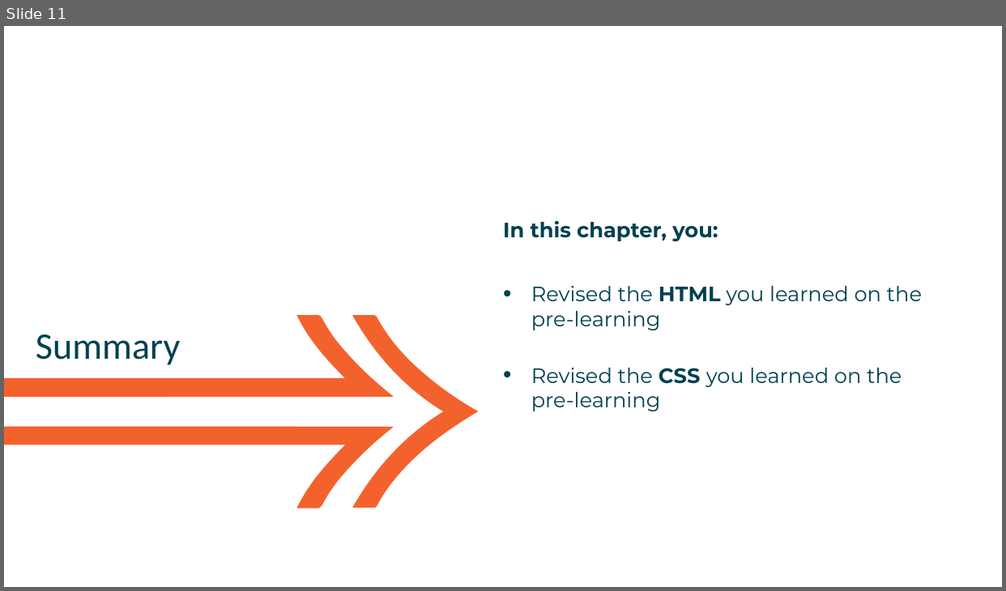
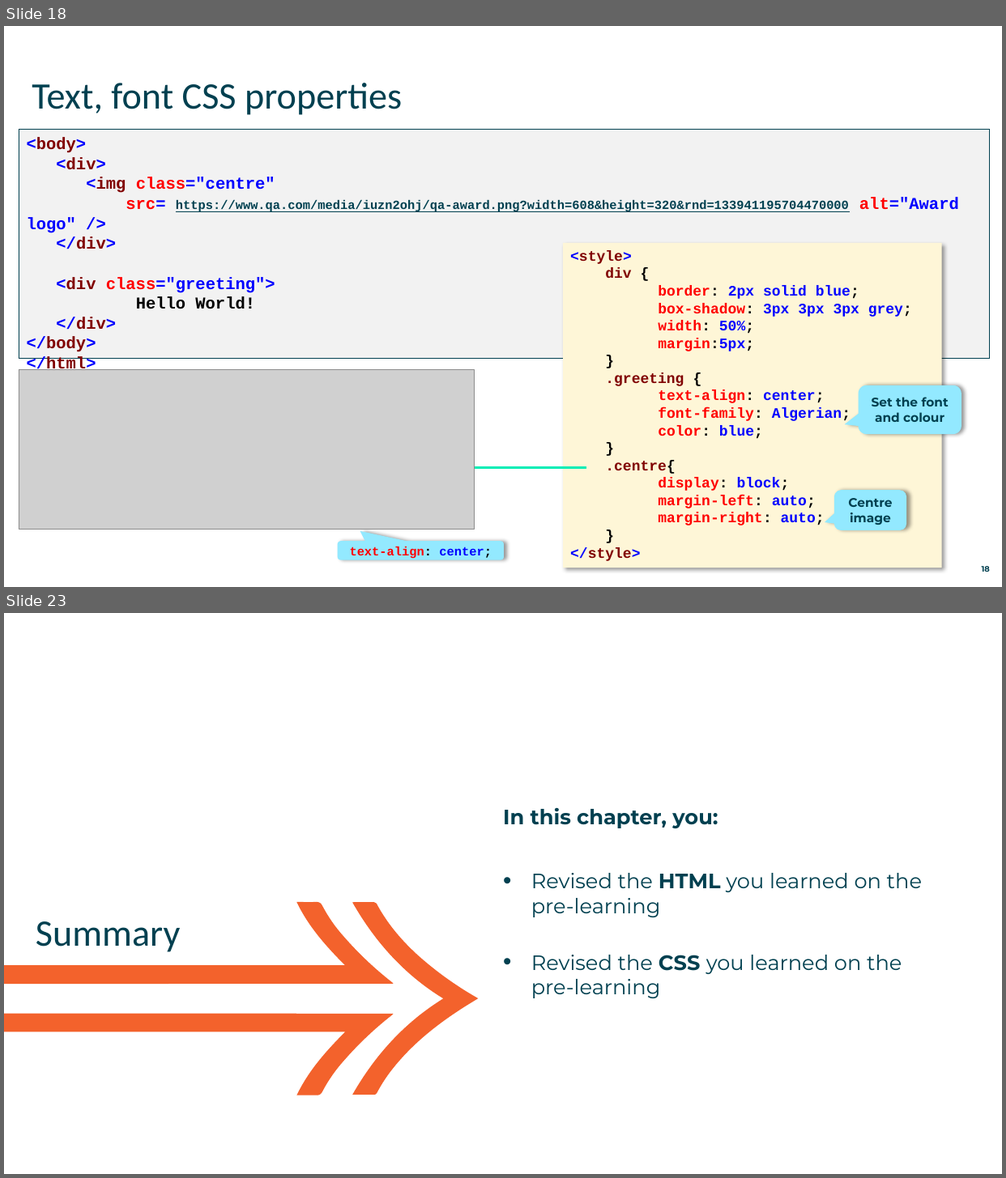
Before and after one commit to mikebaradaran/web_fundamentals, a slide deck: Slides/HTML CSS/01 - HTML and CSS Revision.pptx. Shown one above the other, each under a label of ours: slide 11 before the commit, slides 18 and 23 after it; the slides between them are not shown. The pictures are 1006x591 and 1006x1178 pixels, drawn with LibreOffice and Linux fonts; fonts in the diff are those of the drawing; grey boxes stand for pictures. Boxes give left, top, right and bottom in pixels: in the first picture for what was removed or moved away, otherwise in the second. Text is boxed around its words. In the diff, an @@ line names an element or a change of style, - is before the commit and + after.

Commit message:
Updated teh HTML CSS chapter

```diff
--- a/Slides/HTML CSS/01 - HTML and CSS Revision.pptx
+++ b/Slides/HTML CSS/01 - HTML and CSS Revision.pptx
@@ slide 18 added at bbox=[4, 26, 1002, 587], background #FFFFFF @@
@@ title added at bbox=[32, 83, 402, 115], 36 pt, text #004050 @@
+Text, font CSS properties
@@ rectangle added at bbox=[19, 130, 990, 358], fill #F2F2F2, outline #004050 1 pt, 16 pt, text #004050, bold @@
+<body>
+<div>
+<img class="centre"
+src= https://www.qa.com/media/iuzn2ohj/qa-award.png?width=608&height=320&rnd=133941195704470000 alt="Award logo" />
+</div>
+<div class="greeting">
+Hello World!
+</div>
+</body>
+</html>
@@ rectangle added at bbox=[563, 243, 942, 568], fill #FEF6D7, 14 pt, text #FF0000, bold @@
+<style>
+div {
+border: 2px solid blue;
+box-shadow: 3px 3px 3px grey;
+width: 50%;
+margin:5px;
+}
+.greeting {
+text-align: center;
+font-family: Algerian;
+color: blue;
+}
+.centre{
+display: block;
+margin-left: auto;
+margin-right: auto;
+}
+</style>
@@ picture added at bbox=[19, 369, 474, 529] @@
@@ rounded speech box added at bbox=[859, 386, 961, 434], fill #94E9FF, 12 pt, text #004050, bold @@
+Set the font and colour
@@ arrow added from (586, 467) to (357, 467), #00EDB5 2.25 pt @@
@@ rounded speech box added at bbox=[834, 490, 907, 531], fill #94E9FF, 12 pt, text #004050, bold @@
+Centre image
@@ rounded speech box added at bbox=[338, 542, 504, 561], fill #94E9FF, 12 pt, text #FF0000, bold @@
+text-align: center;
@@ page number added at bbox=[982, 566, 990, 572], 7.6 pt, text #004050, bold @@
+18
@@ what was slide 11 is now slide 23 @@
```
Also in this commit, not shown: 3 slides changed, 14 other slides added, 1 slide removed, 1 other file.
